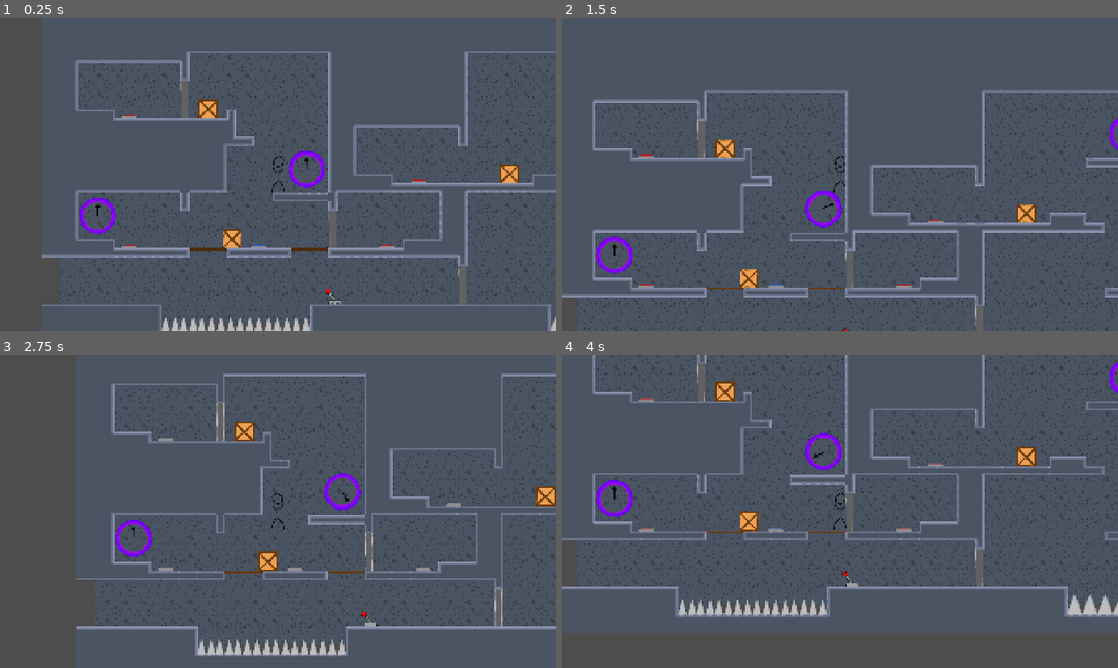
Above: before the commit, frames 1-4 (two rows, left to right).
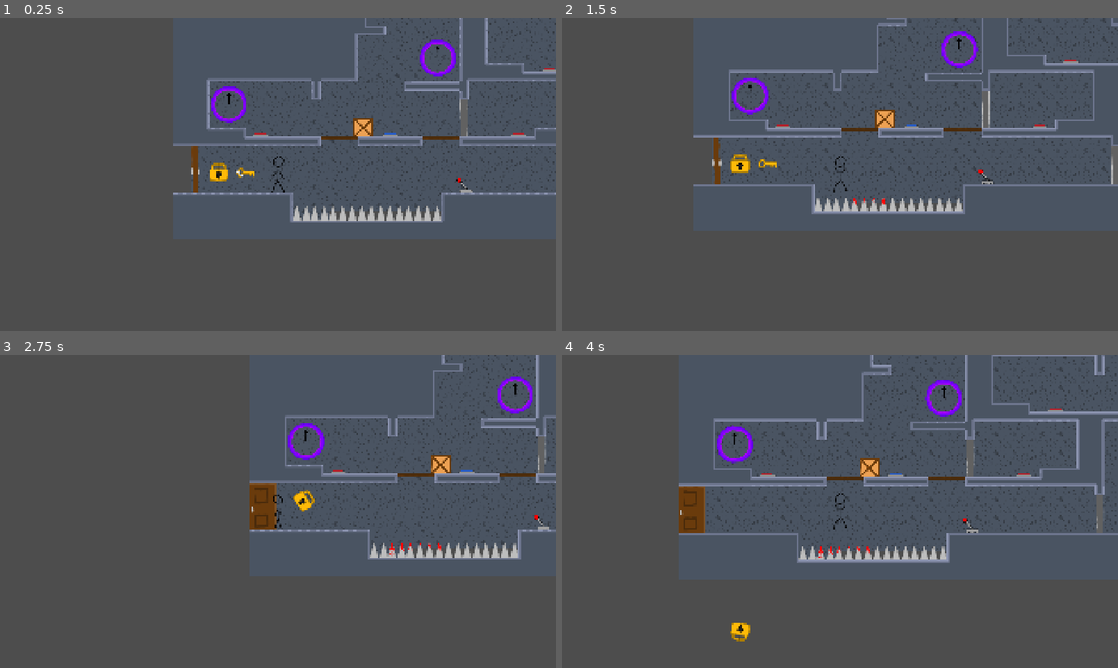
Above: after the commit, the same moments.

Repository: Crimbane/puzzle-platformer
Game: Godot game, scene res://Scenes/main.tscn
Two runs of this game, one before a commit and one after it. Both use one fixed random seed, a clock stepped at 60 frames per second and the inputs below.
Inputs:
- Up to frame 1 (0.25 s): no input
- Up to frame 2 (1.5 s): hold D (Move Right) from 0.53 s (still down); tap C (Crouch) at 0.6 s; tap Space (Jump) at 0.77 s; tap E (Interact) at 1.35 s
- Up to frame 3 (2.75 s): tap Space (Jump) at 1.52 s; release D (Move Right) at 2.03 s; hold A (Move Left) from 2.03 s (still down); tap C (Crouch) at 2.1 s
- Up to frame 4 (4 s): release A (Move Left) at 2.78 s; hold D (Move Right) from 2.78 s (still down); tap E (Interact) at 2.85 s; tap Space (Jump) at 3.02, 3.77 s; tap C (Crouch) at 3.6 s

The runs differ from the first frame. In frame 1, 13% of the frame differs, in the area x 7-100%, y 0-100%; in frame 2, 13%; in frame 3, 12%; in frame 4, 15%, in the area x 0-100%, y 0-92%.

Commit message:
Final Door
- Added the final door.
  - Opens when the lock is unlocked.

- Tweaked the lock animation slightly.
- Made the lever play sound when it resets.

Diff:
--- a/Scenes/main.tscn
+++ b/Scenes/main.tscn
@@ -16,6 +16,11 @@
 [ext_resource type="PackedScene" uid="uid://u6ix6f1b455b" path="res://Scenes/lever.tscn" id="13_h1bgf"]
 [ext_resource type="Texture2D" uid="uid://c4yb8b7bjr6c4" path="res://Assets/Art/Tiles/Background.png" id="13_jkdf5"]
 [ext_resource type="PackedScene" uid="uid://bwghxjlasmyb8" path="res://Scenes/wooden_platform.tscn" id="16_k12tt"]
+[ext_resource type="Texture2D" uid="uid://da81fcqu86xsc" path="res://Assets/Art/Door closed.png" id="17_b3802"]
+[ext_resource type="Texture2D" uid="uid://vloykh261yim" path="res://Assets/Art/Door open.png" id="18_fevyy"]
+
+[sub_resource type="RectangleShape2D" id="RectangleShape2D_fjc7g"]
+size = Vector2(32, 160)
 
 [sub_resource type="TileSetAtlasSource" id="TileSetAtlasSource_wsu2k"]
 texture = ExtResource("13_jkdf5")
@@ -208,8 +213,26 @@
 [node name="Label" parent="." unique_id=33634530 instance=ExtResource("1_bo1nx")]
 text = "Secret text"
 
+[node name="Final Door" type="StaticBody2D" parent="." unique_id=1207357974]
+position = Vector2(880, 2544)
+metadata/_edit_group_ = true
+
+[node name="ClosedSprite" type="Sprite2D" parent="Final Door" unique_id=881116894]
+position = Vector2(3.2500038, -3.71933e-05)
+scale = Vector2(0.95185184, 0.9696965)
+texture = ExtResource("17_b3802")
+
+[node name="OpenedSprite" type="Sprite2D" parent="Final Door" unique_id=546805036]
+visible = false
+position = Vector2(-34.500004, -3.71933e-05)
+scale = Vector2(0.67407405, 0.9696965)
+texture = ExtResource("18_fevyy")
+
+[node name="Collision" type="CollisionShape2D" parent="Final Door" unique_id=749527544]
+shape = SubResource("RectangleShape2D_fjc7g")
+
 [node name="Player" parent="." unique_id=1687183133 instance=ExtResource("2_8gbba")]
-position = Vector2(1618, 2125)
+position = Vector2(1165, 2544)
 
 [node name="Level design ref" type="Sprite2D" parent="." unique_id=1381956689]
 visible = false
@@ -223,7 +246,7 @@
 position = Vector2(2658, 178)
 
 [node name="Key2" parent="." unique_id=660937868 instance=ExtResource("11_d1ilt")]
-position = Vector2(2903, 594)
+position = Vector2(1054, 2555)
 
 [node name="Elevator" parent="." unique_id=1932293866 instance=ExtResource("11_6iyac")]
 position = Vector2(4352, 2529)
@@ -242,8 +265,10 @@
 tile_set = SubResource("TileSet_t1yug")
 metadata/_edit_lock_ = true
 
-[node name="Lock" parent="." unique_id=1539881253 instance=ExtResource("12_6iyac")]
-position = Vector2(2743, 537)
+[node name="Lock" parent="." unique_id=1539881253 node_paths=PackedStringArray("finalDoor") instance=ExtResource("12_6iyac")]
+z_index = 1
+position = Vector2(960, 2551)
+finalDoor = NodePath("../Final Door")
 
 [node name="Spikes2" parent="." unique_id=1516483598 instance=ExtResource("6_21xkr")]
 position = Vector2(2975, 667)
--- a/Scripts/lever.gd
+++ b/Scripts/lever.gd
@@ -38,5 +38,6 @@
 
 func _on_timer_timeout() -> void:
 	$Lever.flip_h = false
+	soundLeverPull.play()
 	if onLever:
 		$Label.visible = true
--- a/Scripts/lock.gd
+++ b/Scripts/lock.gd
@@ -1,6 +1,7 @@
 extends Area2D
 
 @onready var audioSound: AudioStreamPlayer2D = $AudioStreamPlayer2D
+@export var finalDoor: StaticBody2D
 
 
 func _ready() -> void:
@@ -12,10 +13,25 @@
 			body.keyUsed.emit()
 			audioSound.play(0.18)
 
+			finalDoor.get_node("ClosedSprite").visible = false
+			finalDoor.get_node("OpenedSprite").visible = true
+			finalDoor.collision_layer = 0
+
 			#$AnimatedSprite2D.animation = "open"
 			#await get_tree().create_timer(0.7).timeout
 
 			var tween = create_tween()
-			tween.parallel().tween_property(self, "rotation_degrees", 45, 0.5)
-			tween.parallel().tween_property(self, "position", position + Vector2(0, 2500), 5)
+			tween.set_ease(Tween.EASE_OUT)
+			tween.set_trans(Tween.TRANS_SINE)
+			tween.tween_property(self, "position", position + Vector2(32, -30), .2)
+			tween.parallel()
+			tween.tween_property(self, "rotation_degrees", 60, .3)
+			tween.set_ease(Tween.EASE_IN)
+			tween.tween_property(self, "position", position + Vector2(45, 50), .3)
+			tween.parallel()
+			tween.tween_property(self, "rotation_degrees", 90, .3)
+			tween.set_trans(Tween.TRANS_LINEAR)
+			tween.tween_property(self, "rotation_degrees", 360, 2.5)
+			tween.parallel()
+			tween.tween_property(self, "position", position + Vector2(100, 2500), 6)
 			tween.tween_callback(queue_free)
